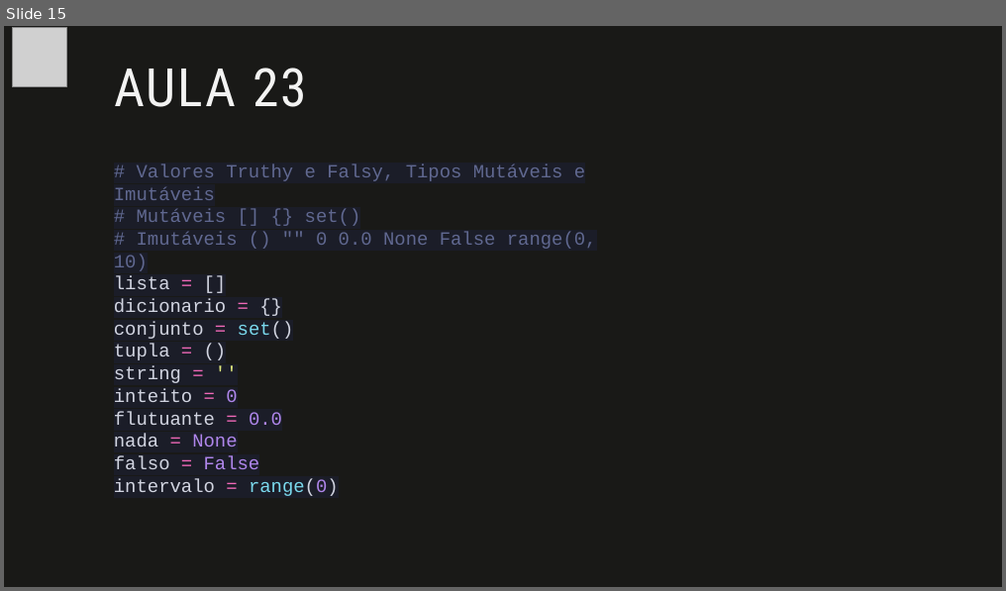
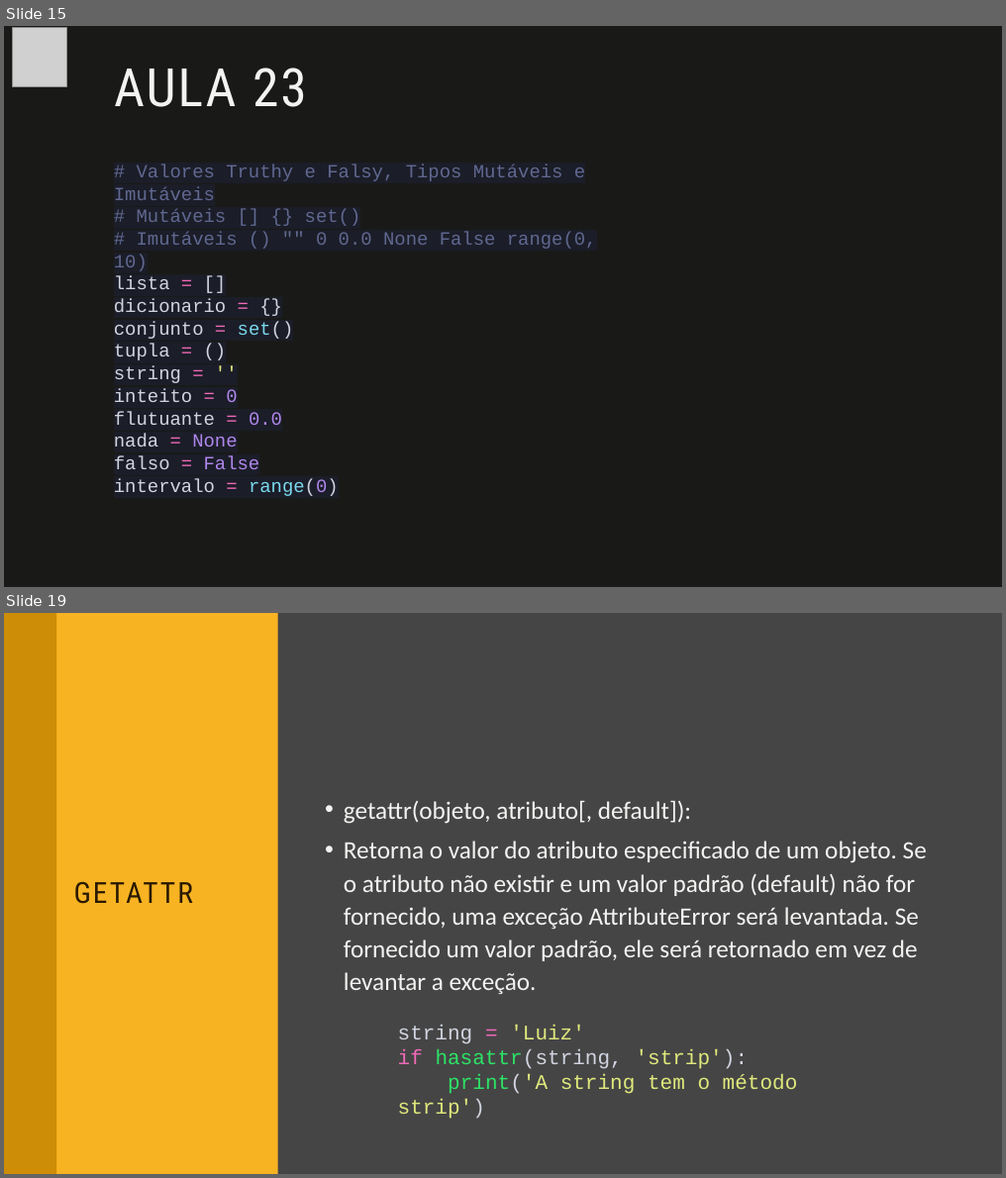
Before and after one commit to fabio-sudo/PythonCurso, a slide deck: Python_Dev/Python Intermediário/Material Python/5 Lista/5- Lista.pptx. Shown one above the other, each under a label of ours: slide 15 before the commit, slides 15 and 19 after it; the slides between them are not shown. The pictures are 1006x591 and 1006x1178 pixels, drawn with LibreOffice and Linux fonts; fonts in the diff are those of the drawing; grey boxes stand for pictures. Boxes give left, top, right and bottom in pixels: in the first picture for what was removed or moved away, otherwise in the second. Text is boxed around its words. In the diff, an @@ line names an element or a change of style, - is before the commit and + after.

```diff
--- a/Python_Dev/Python Intermediário/Material Python/5 Lista/5- Lista.pptx
+++ b/Python_Dev/Python Intermediário/Material Python/5 Lista/5- Lista.pptx
@@ slide 19 added at [4, 613, 1002, 1174], background #454545 @@
@@ freeform shape added at [4, 613, 76, 1174], fill #F3F3F2 @@
@@ rectangle added at [4, 613, 1002, 1174], fill #454545 @@
@@ rectangle added at [4, 613, 278, 1174], fill #F8B323 @@
@@ rectangle added at [4, 613, 56, 1174], fill #CE8D07 @@
@@ rectangle added at [979, 613, 1002, 1174], fill #F8B323 @@
@@ text added at [344, 801, 927, 994], 24 pt, text #F3F3F2 @@
+• getattr(objeto, atributo[, default]):
+• Retorna o valor do atributo especificado de um objeto. Se o atributo não existir e um valor padrão (default) não for fornecido, uma exceção AttributeError será levantada. Se fornecido um valor padrão, ele será retornado em vez de levantar a exceção.
@@ title added at [74, 882, 193, 904], 28 pt, text #2A1A00 @@
+GETATTR
@@ text added at [398, 1025, 798, 1094], 20 pt, text #E0E97C @@
+string = 'Luiz'
+if hasattr(string, 'strip'):
+print('A string tem o método strip')
```
Also in this commit, not shown: 3 other slides added, 1 other file.
